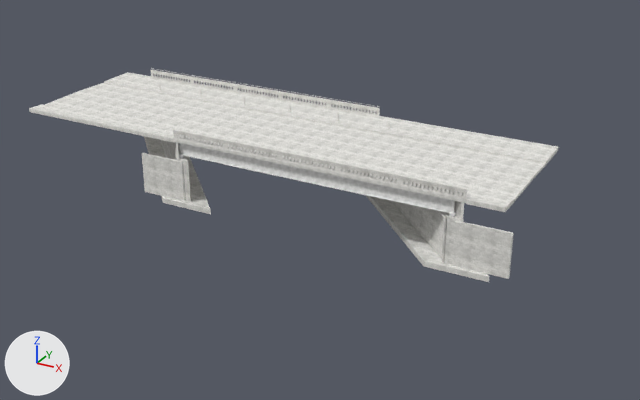
An edit to the glTF model data/bridges/virginia-avenue/model_render.glb, drawn before and after from the same camera.
Both versions are drawn from a camera (50 mm lens) standing at (54.7, -89.2, 44.4) and looking at (5.5, 0.3, -0.4). Arrows for +X, +Y and +Z are at lower left; the lights stay in place. The first picture is the older version. Where no turn or scale is listed for an object, it has been applied to the vertices. Vertices at exactly the same position are counted once.

Names of what the first picture shows: 'TX_rail_1_4', 'abutment_2', 'approach_1', 'approach_2', 'beam_9', 'deck', 'footing_1', 'footing_2', 'mudwall_2', 'seat_2_9', 'trail_pavers', 'walk_1', 'wing_1_1', 'wing_2_1' and 16 more.
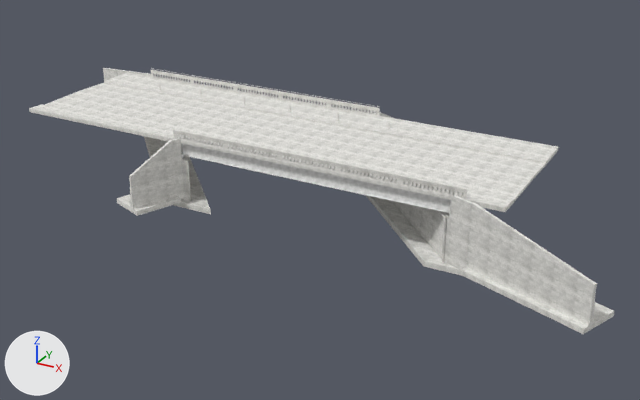
Boxes [x1, y1, x2, y2] around the edits, measured in the pictures (640 x 400 px):
'wing_2_1', reshaped, moved, rescaled (140% wider, 124% taller): before [452, 221, 514, 279]; after [447, 195, 597, 326]
'wing_1_1', reshaped, moved, rescaled (30% wider, 47% taller): before [142, 153, 185, 201]; after [129, 138, 185, 209]
'wing_footing_2_1', added: after [461, 268, 615, 334]
'wing_footing_1_1', added: after [117, 195, 181, 216]
'wing_1_-1', reshaped, moved, rescaled (not visible before): after [103, 68, 154, 81]
'mudwall_2', surface changed: [454, 201, 464, 220] in both
'wing_2_-1', moved, rescaled (not visible before): after [375, 112, 396, 119]
'seat_2_9', surface changed: [447, 213, 459, 219] in both

The change, as a diff of the scene's bpy script:
```diff
--- a/data/bridges/virginia-avenue/model_render.glb.py
+++ b/data/bridges/virginia-avenue/model_render.glb.py
@@ me_mudwall_2 @@
 me_mudwall_2.from_pydata(...)  # 14 vertices, 24 faces; spans x -9.7..9.7, y -9.8..9.8, z -1.1..1.1
+# me_mudwall_2 part 1: texture (UV) coordinates changed
 me_mudwall_2.materials.append(mat_render_concrete)
@@ me_seat_1_9 @@
 me_seat_1_9.from_pydata(...)  # 8 vertices, 12 faces; spans x -0.81..0.81, y -0.36..0.36, z 0.0
+# me_seat_1_9 part 2: texture (UV) coordinates changed
 me_seat_1_9.materials.append(mat_render_concrete)
@@ me_seat_2_9 @@
 me_seat_2_9.from_pydata(...)  # 8 vertices, 12 faces; spans x -0.81..0.81, y -0.36..0.36, z 0.0
+# me_seat_2_9 part 3: texture (UV) coordinates changed
 me_seat_2_9.materials.append(mat_render_concrete)
@@ me_wing_1_1 @@
 # used by ob_wing_1_1; parent = ob_world; location = (-10.82, -9.83, 3.202); scale = (3.05, 3.05, 3.05)
-me_wing_1_1.from_pydata(...)  # 8 vertices, 12 faces; spans x -1.0..1.0, y -0.06..0.06, z -0.84..0.84
+me_wing_1_1.from_pydata(...)  # 23 vertices, 38 faces; spans x -0.41..0.41, y -0.83..0.83, z -1.0..1.0
+# me_wing_1_1 part 4: the whole mesh is rebuilt
 me_wing_1_1.materials.append(mat_render_concrete)
@@ me_wing_1__1 @@
 # used by ob_wing_1__1; parent = ob_world; location = (-30.02, 9.83, 3.202); scale = (3.05, 3.05, 3.05)
-me_wing_1__1.from_pydata(...)  # 8 vertices, 12 faces; spans x -1.0..1.0, y -0.06..0.06, z -0.84..0.84
+me_wing_1__1.from_pydata(...)  # 23 vertices, 38 faces; spans x -1.0..1.0, y -0.38..0.38, z -0.47..0.47
+# me_wing_1__1 part 5: the whole mesh is rebuilt
 me_wing_1__1.materials.append(mat_render_concrete)
@@ me_wing_2_1 @@
 # used by ob_wing_2_1; parent = ob_world; location = (30.02, -9.83, 3.189); scale = (3.05, 3.05, 3.05)
-me_wing_2_1.from_pydata(...)  # 8 vertices, 12 faces; spans x -1.0..1.0, y -0.06..0.06, z -0.83..0.83
+me_wing_2_1.from_pydata(...)  # 23 vertices, 38 faces; spans x -1.0..1.0, y -0.38..0.38, z -0.47..0.47
+# me_wing_2_1 part 6: the whole mesh is rebuilt
 me_wing_2_1.materials.append(mat_render_concrete)
@@ ob_wing_1_1 @@
 ob_wing_1_1.parent = ob_world
-ob_wing_1_1.location = (-10.82, -9.83, 3.202)
-ob_wing_1_1.scale = (3.05, 3.05, 3.05)
+ob_wing_1_1.location = (-9.457, -13.07, 4.799)
+ob_wing_1_1.scale = (3.88, 3.88, 3.88)
@@ ob_wing_1__1 @@
 ob_wing_1__1.parent = ob_world
-ob_wing_1__1.location = (-30.02, 9.83, 3.202)
-ob_wing_1__1.scale = (3.05, 3.05, 3.05)
+ob_wing_1__1.location = (-34.58, 12.98, 4.808)
+ob_wing_1__1.scale = (8.28, 8.28, 8.28)
@@ ob_wing_2_1 @@
 ob_wing_2_1.parent = ob_world
-ob_wing_2_1.location = (30.02, -9.83, 3.189)
-ob_wing_2_1.scale = (3.05, 3.05, 3.05)
+ob_wing_2_1.location = (34.58, -12.98, 4.572)
+ob_wing_2_1.scale = (8.28, 8.28, 8.28)
@@ ob_wing_2__1 @@
 ob_wing_2__1.parent = ob_world
-ob_wing_2__1.location = (10.82, 9.83, 3.189)
-ob_wing_2__1.scale = (3.05, 3.05, 3.05)
+ob_wing_2__1.location = (9.457, 13.07, 4.63)
+ob_wing_2__1.scale = (3.98, 3.98, 3.98)
@@ ob_wing_footing_2_1 @@
+ob_wing_footing_2_1 = bpy.data.objects.new('wing_footing_2_1', me_wing_footing_2_1)  # 8 vertices, 12 faces; spans x -7.8..7.8, y -4.9..4.9, z -0.3..0.3
+ob_wing_footing_2_1.location = (36.29, -11.9, 0.95)
@@ ob_wing_footing_1_1 @@
+ob_wing_footing_1_1 = bpy.data.objects.new('wing_footing_1_1', me_wing_footing_1_1)  # 8 vertices, 12 faces; spans x -3.35..3.35, y -3.66..3.66, z -0.3..0.3
+ob_wing_footing_1_1.location = (-10.84, -12.93, 1.22)
```
